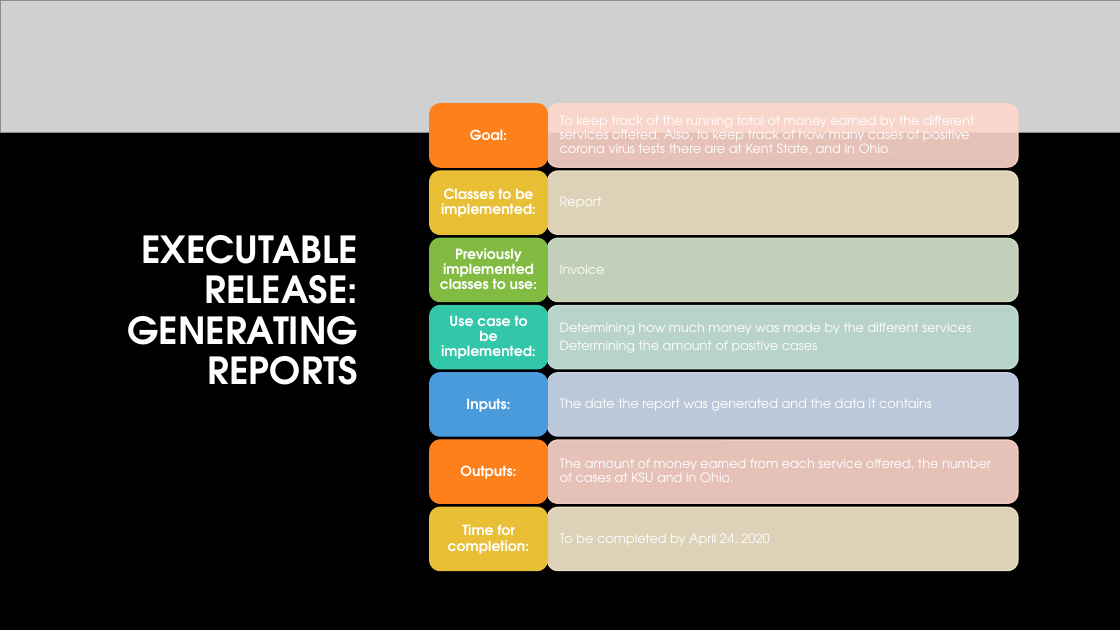
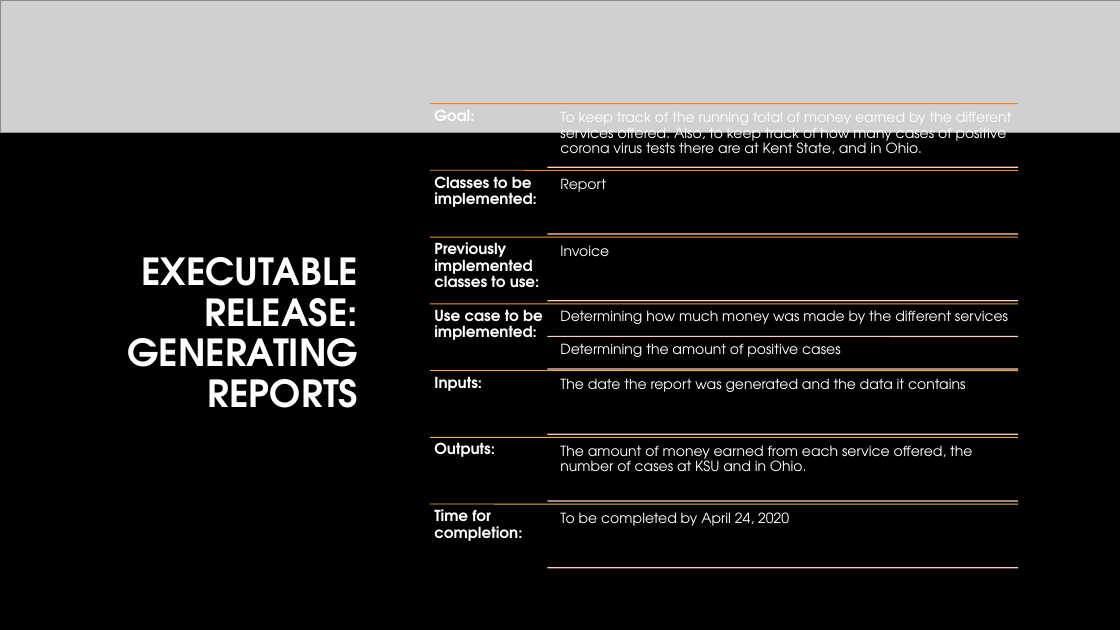
Before and after one commit to x2110311x/CPSIC, a slide deck: slide 37 of Class Deliverables/Part 4/powerpoint.pptx (slide 36 before the commit). Drawn at 1120x630 pixels with LibreOffice and Linux fonts; fonts in the diff are those of the drawing; grey boxes stand for pictures; background and template pictures are left out. Boxes give left, top, right and bottom in pixels: in the first picture for what was removed or moved away, otherwise in the second. Text is boxed around its words. In the diff, an @@ line names an element or a change of style, - is before the commit and + after.

```diff
--- a/Class Deliverables/Part 4/powerpoint.pptx
+++ b/Class Deliverables/Part 4/powerpoint.pptx
@@ title "EXECUTABLE RELEASE: GENERATING REPORTS": place and size @@
-title "EXECUTABLE RELEASE: GENERATING REPORTS" at [127, 235, 359, 385]
+title "EXECUTABLE RELEASE: GENERATING REPORTS" at [127, 257, 359, 408]
@@ size 11 to 12 pt; vertical alignment middle to top in 7 elements at [560, 378, 965, 392], [560, 445, 972, 471], [560, 178, 606, 192], [560, 245, 609, 256], [560, 112, 1012, 154], [560, 512, 789, 526], [560, 310, 1008, 324] @@
@@ text at [560, 341, 817, 353]: paragraph removed @@
-Determining the amount of positive cases
@@ size 12 to 13 pt; alignment centre to left; vertical alignment middle to top in 7 elements at [434, 242, 540, 287], [434, 376, 482, 391], [434, 442, 495, 457], [434, 304, 543, 340], [434, 110, 474, 121], [434, 176, 537, 207], [434, 509, 522, 541] @@
@@ text "Time for completion:": place and size @@
-text "Time for completion:" at [448, 524, 530, 554]
+text "Time for completion:" at [434, 509, 522, 541]
@@ group removed at [430, 104, 1018, 571]: 14 rounded rectangles @@
@@ group added at [430, 103, 1018, 568]: 15 lines, 1 text @@
+Determining the amount of positive cases
```
Also in this commit, not shown: 9 other slides changed, 3 slides added, 1 slide removed.
